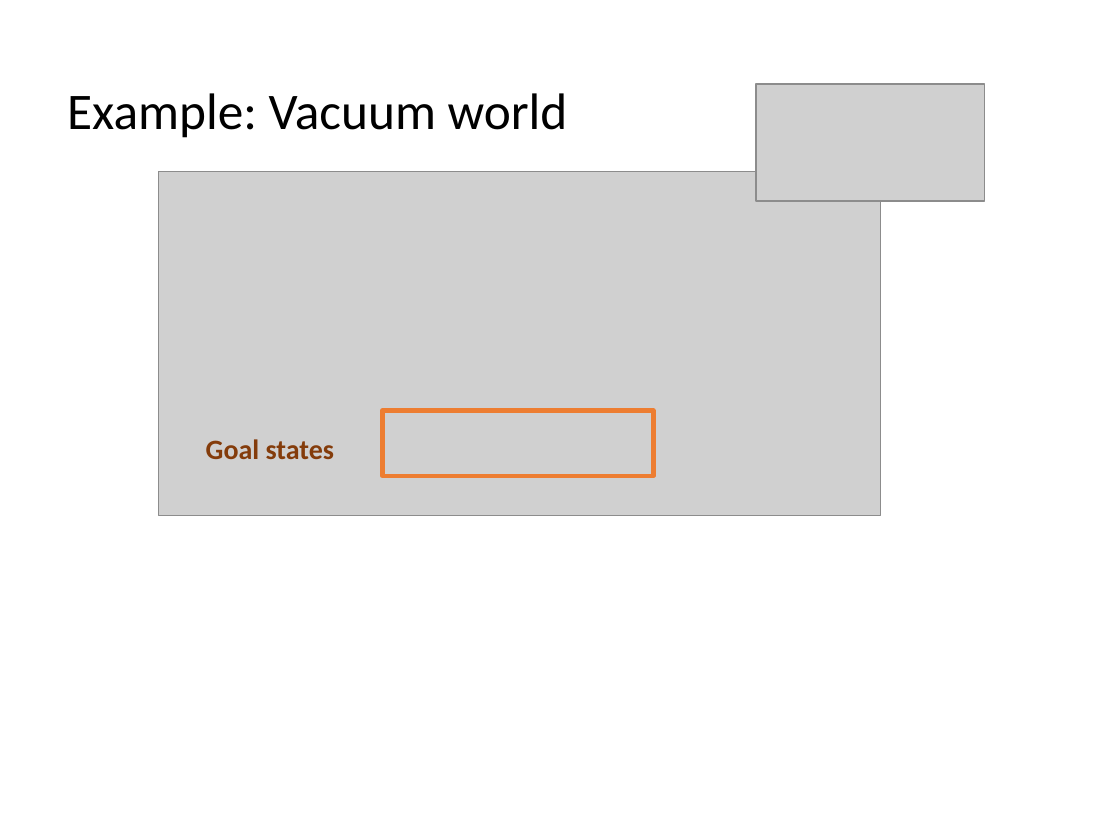
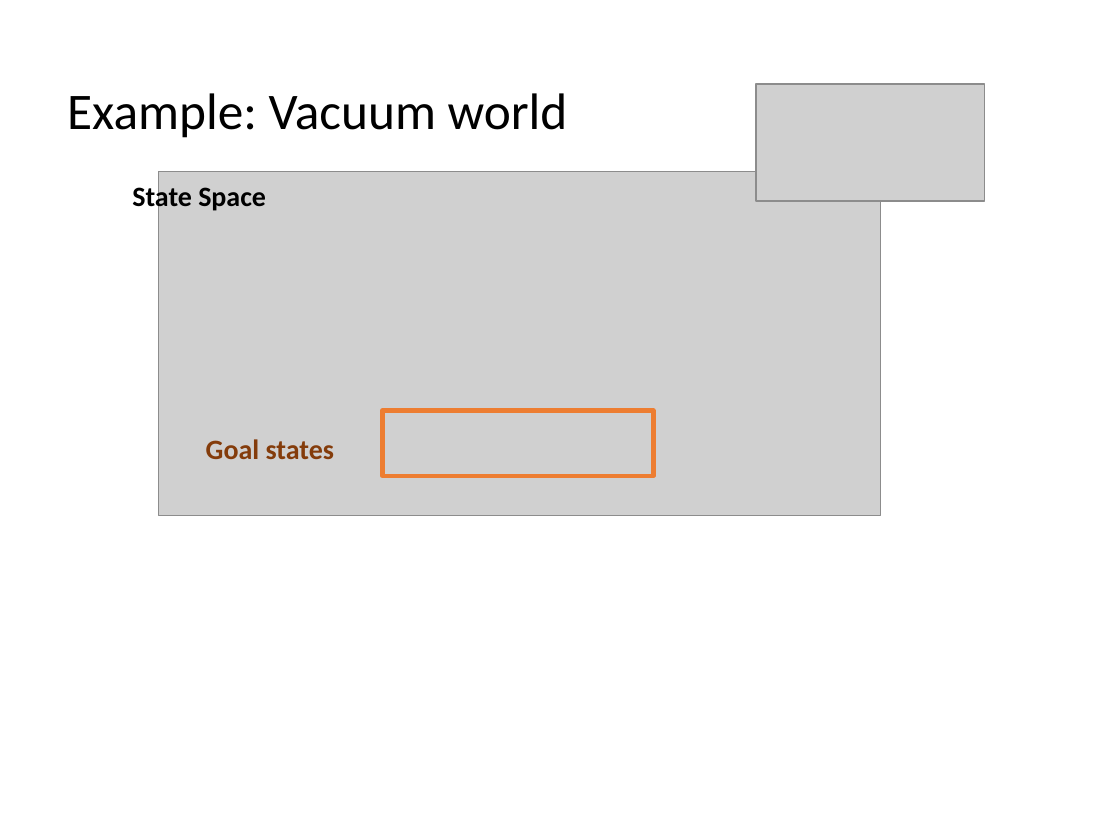
Before and after one commit to mhahsler/CS7320-AI, a slide deck: slide 7 of slides/03_search.pptx. Drawn at 1120x840 pixels with LibreOffice and Linux fonts; fonts in the diff are those of the drawing; grey boxes stand for pictures. Boxes give left, top, right and bottom in pixels: in the first picture for what was removed or moved away, otherwise in the second. Text is boxed around its words. In the diff, an @@ line names an element or a change of style, - is before the commit and + after.

```diff
--- a/slides/03_search.pptx
+++ b/slides/03_search.pptx
@@ text added at [132,182,266,212], 18 pt, text #000000, bold @@
+State Space
```
Also in this commit, not shown: 5 other slides changed, 1 other file.
